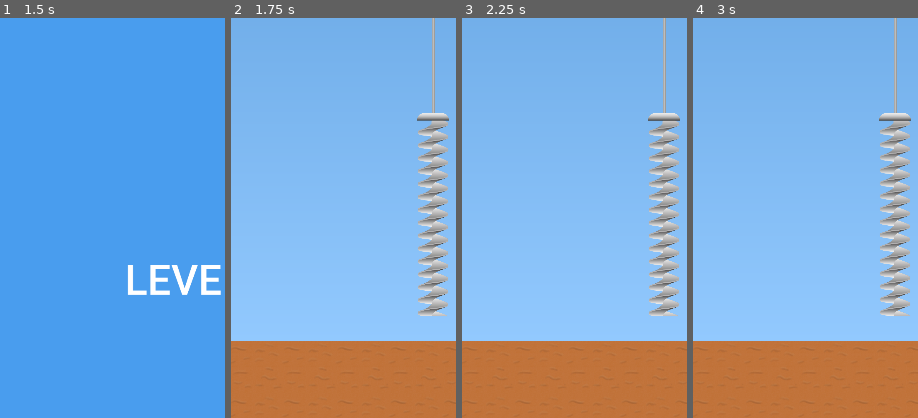
Above: before the commit, frames 1-4 (left to right).
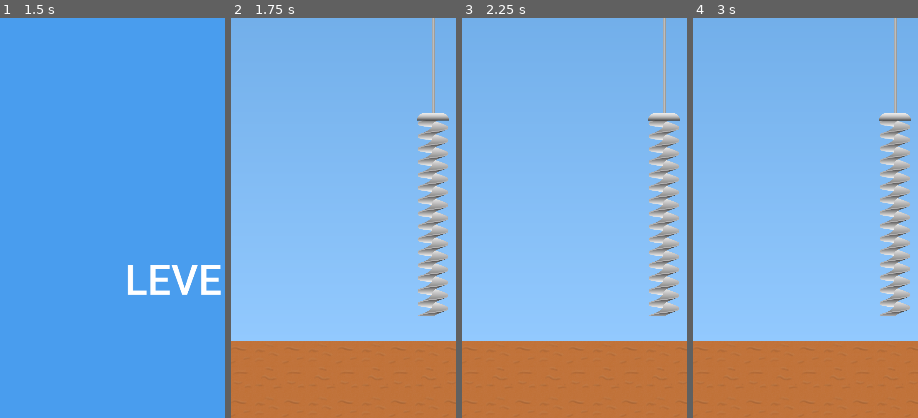
Above: after the commit, the same moments.

Repository: dmitriy3342/weller
Game: Godot game, scene res://Game.tscn
Two runs of this game, one before a commit and one after it. Both use one fixed random seed, a clock stepped at 60 frames per second and the inputs below.
Inputs (mouse positions are % of the whole screen's width and height, from its top left):
- Up to frame 1 (1.5 s): tap Enter at 0.5 s; move the mouse to (72, 45) at 0.52 s; click (72, 45) at 0.67 s; tap Space at 1.25 s; move the mouse to (30, 55) at 1.27 s; click (30, 55) at 1.42 s
- Up to frame 2 (1.75 s): no input
- Up to frame 3 (2.25 s): move the mouse to (60, 28) at 2.02 s; click (60, 28) at 2.17 s
- Up to frame 4 (3 s): move the mouse to (45, 70) at 2.77 s; click (45, 70) at 2.92 s
The pictures show only the part of the screen within x 5-55%, y 16-66%; the shares and areas given below are measured in that part.

Frame 1 is identical in both runs. In frame 2, 5.0% of the frame differs, in the area x 83-97%, y 25-75%; in frame 3, 5.0%; in frame 4, 5.0%.

Commit message:
add musics

Diff:
--- a/weller/Game.gd
+++ b/weller/Game.gd
@@ -7,6 +7,7 @@
 	G.hole = $HelixGroup/Hole
 	G.helix_top = $HelixGroup/HelixTop
 	G.pointer = $Pointer
+	G.audio = $Audio
 	G.start_level()
 
 
--- a/weller/Game.tscn
+++ b/weller/Game.tscn
@@ -22,6 +22,7 @@
 [ext_resource path="res://assets/imgs/progress_bar.png" type="Texture" id=20]
 [ext_resource path="res://assets/imgs/helix_top.png" type="Texture" id=21]
 [ext_resource path="res://assets/imgs/pointer.png" type="Texture" id=22]
+[ext_resource path="res://audio/motor_1.wav" type="AudioStream" id=23]
 
 [sub_resource type="Gradient" id=1]
 offsets = PoolRealArray( 0.00662252, 1 )
@@ -110,14 +111,14 @@
 [node name="Hole" type="Sprite" parent="HelixGroup"]
 position = Vector2( 0.631, 593.679 )
 scale = Vector2( 1, 1e-05 )
-texture = SubResource( 7 )
+texture = SubResource( 6 )
 __meta__ = {
 "_edit_lock_": true
 }
 
 [node name="Helix" type="AnimatedSprite" parent="HelixGroup"]
-frames = SubResource( 3 )
-frame = 1
+frames = SubResource( 7 )
+frame = 12
 playing = true
 __meta__ = {
 "_edit_lock_": true
@@ -146,3 +147,7 @@
 __meta__ = {
 "_edit_lock_": true
 }
+
+[node name="Audio" type="AudioStreamPlayer2D" parent="."]
+position = Vector2( 542.445, 1055.23 )
+stream = ExtResource( 23 )
--- a/weller/global.gd
+++ b/weller/global.gd
@@ -3,6 +3,8 @@
 var level = 0
 var game:Node2D = null
 
+var audio:AudioStreamPlayer2D = null
+var audio_delay = 0
 var levels = [
 	{
 		'resistance':1,
@@ -78,14 +80,24 @@
 	pointer.position.x = pointer_start_x + pointer_size_x * velocity
 
 
+	if velocity>0:
+		audio_delay+=delta
+		if not audio.playing and audio_delay>=(1-velocity)*0.2:
+			audio.play()
+			audio_delay = 0
+
+
+
 	var hole_size_y = helix.position.y-helix_touch_ground_y
 	if hole_size_y > 0 and hole_size_y < hole_max_size_y:
 
 		hole.scale.y = hole_size_y
 		hole.position.y = hole_start_y + hole_size_y/2
 
+
 		if pointer.position.x < pointer_end_x*pointer_min_percent or \
 		   pointer.position.x > pointer_end_x*pointer_max_percent:
+
 			get_tree().paused = true
 			G.sub('fail_level')
 
--- a/weller/scenes/fail_level.gd
+++ b/weller/scenes/fail_level.gd
@@ -5,6 +5,8 @@
 func _ready():
 	$Timer.set_wait_time(2)
 	$Timer.start()
+	$AudioFail.play()
+
 
 func _physics_process(delta):
 	if need_free:
--- a/weller/scenes/fail_level.tscn
+++ b/weller/scenes/fail_level.tscn
@@ -1,7 +1,8 @@
-[gd_scene load_steps=3 format=2]
+[gd_scene load_steps=4 format=2]
 
 [ext_resource path="res://default_theme.tres" type="Theme" id=1]
 [ext_resource path="res://scenes/fail_level.gd" type="Script" id=2]
+[ext_resource path="res://audio/fail_motor_1.wav" type="AudioStream" id=3]
 
 [node name="StartLevel" type="Node2D"]
 pause_mode = 2
@@ -38,4 +39,8 @@
 
 [node name="Timer" type="Timer" parent="."]
 
+[node name="AudioFail" type="AudioStreamPlayer2D" parent="."]
+position = Vector2( 550.921, 1025.56 )
+stream = ExtResource( 3 )
+
 [connection signal="timeout" from="Timer" to="." method="_on_Timer_timeout"]
--- a/weller/scenes/win_level.tscn
+++ b/weller/scenes/win_level.tscn
@@ -1,6 +1,7 @@
-[gd_scene load_steps=2 format=2]
+[gd_scene load_steps=3 format=2]
 
 [ext_resource path="res://default_theme.tres" type="Theme" id=1]
+[ext_resource path="res://audio/param_pam_pam.wav" type="AudioStream" id=2]
 
 [node name="WinLevel" type="Node2D"]
 pause_mode = 2
@@ -33,3 +34,8 @@
 __meta__ = {
 "_edit_use_anchors_": false
 }
+
+[node name="Audio" type="AudioStreamPlayer2D" parent="."]
+position = Vector2( 550.921, 847.57 )
+stream = ExtResource( 2 )
+autoplay = true
Not shown: 3 places in weller/Game.tscn that only renumber resources
Not shown, added: weller/audio/fail_motor_1.wav.import
Not shown, added: weller/audio/motor_1.ogg.import
Not shown, added: weller/audio/motor_1.wav.import
Not shown, added: weller/audio/motor_3.ogg.import
Not shown, added: weller/audio/param_pam_pam.wav.import
Not shown, changed: weller/export_presets.cfg
Not shown, added: .gitignore
Not shown, added: WELLER.docx
Not shown, changed: docs/index.html
Not shown, changed: docs/index.js
Not shown, changed: docs/index.pck
(and 6 more such lines)
